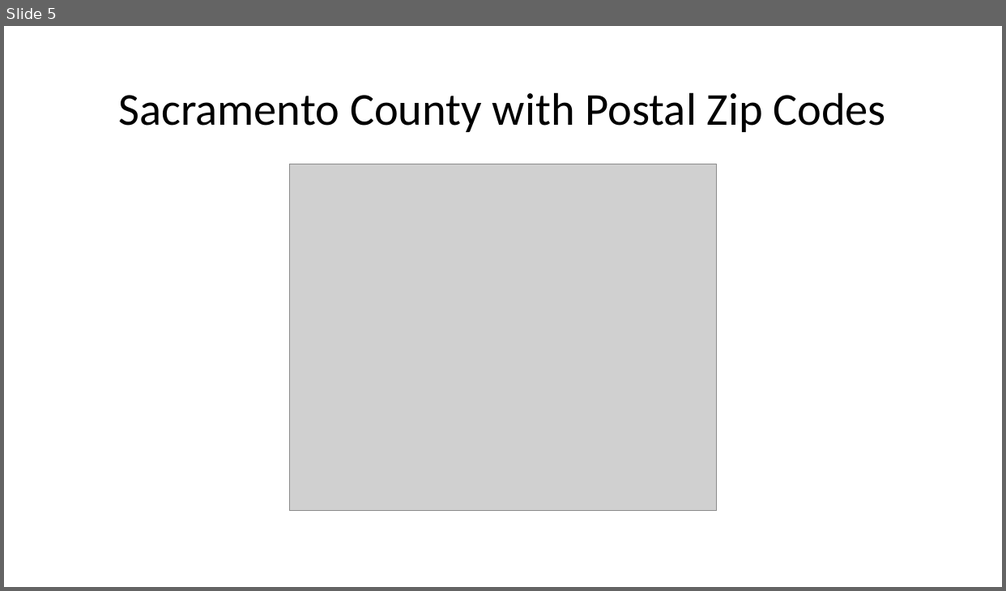
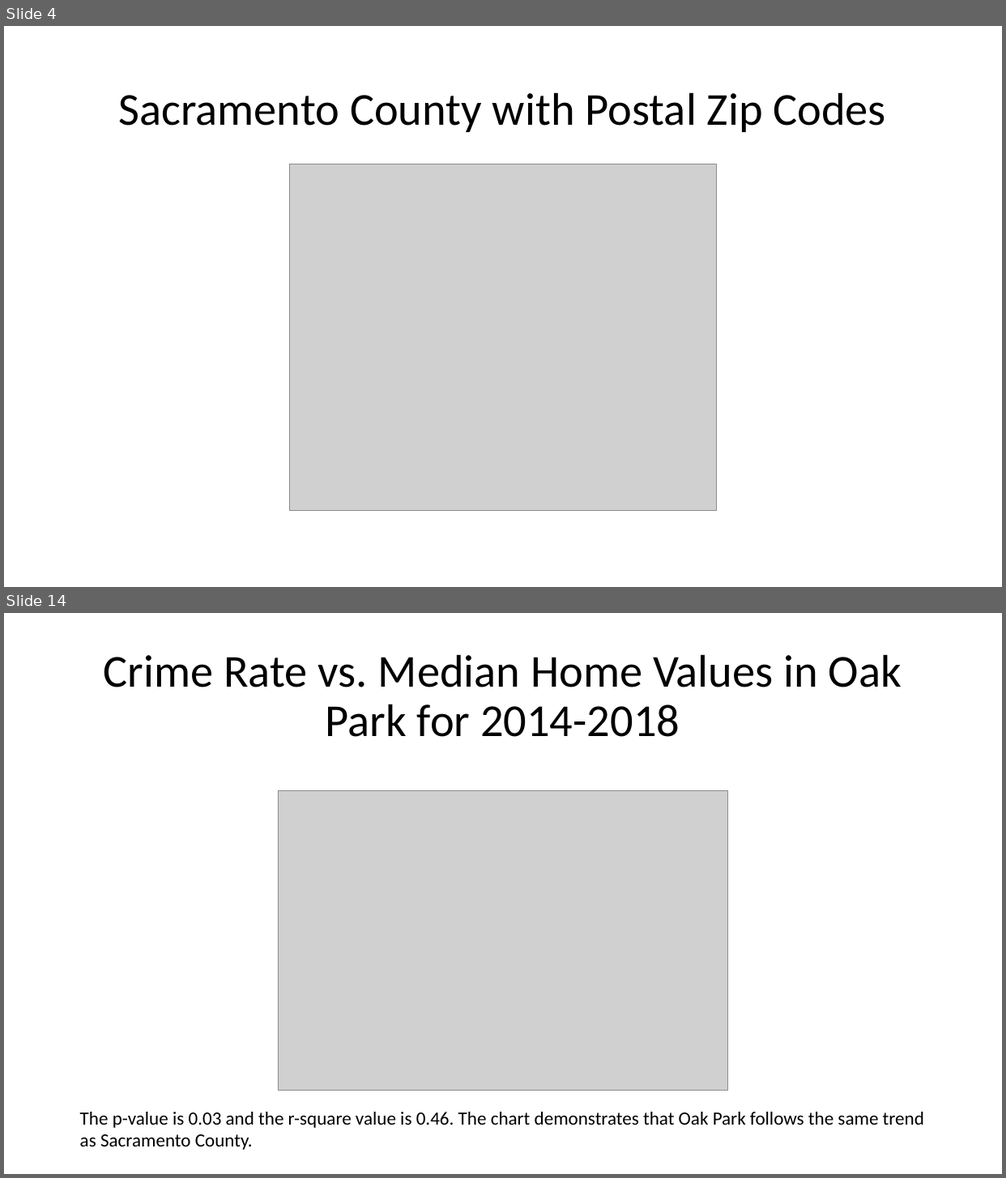
Before and after one commit to sean-galloway/Crime_and_Poverty, a slide deck: Project_1_Presentation.pptx. Shown one above the other, each under a label of ours: slide 5 before the commit, slides 4 and 14 after it; the slides between them are not shown. The pictures are 1006x591 and 1006x1178 pixels, drawn with LibreOffice and Linux fonts; fonts in the diff are those of the drawing; grey boxes stand for pictures. Boxes give left, top, right and bottom in pixels: in the first picture for what was removed or moved away, otherwise in the second. Text is boxed around its words. In the diff, an @@ line names an element or a change of style, - is before the commit and + after.

```diff
--- a/Project_1_Presentation.pptx
+++ b/Project_1_Presentation.pptx
@@ slide 14 added at [4,613,1002,1174], background #FFFFFF @@
@@ title added at [104,654,901,737], 44 pt, text #000000 @@
+Crime Rate vs. Median Home Values in Oak Park for 2014-2018
@@ picture added at [279,791,728,1091] @@
@@ text added at [80,1112,924,1150], 18 pt, text #000000 @@
+The p-value is 0.03 and the r-square value is 0.46. The chart demonstrates that Oak Park follows the same trend as Sacramento County.
@@ what was slide 5 is now slide 4 @@
```
Also in this commit, not shown: 1 slide changed, 9 other slides added, 1 slide removed.
